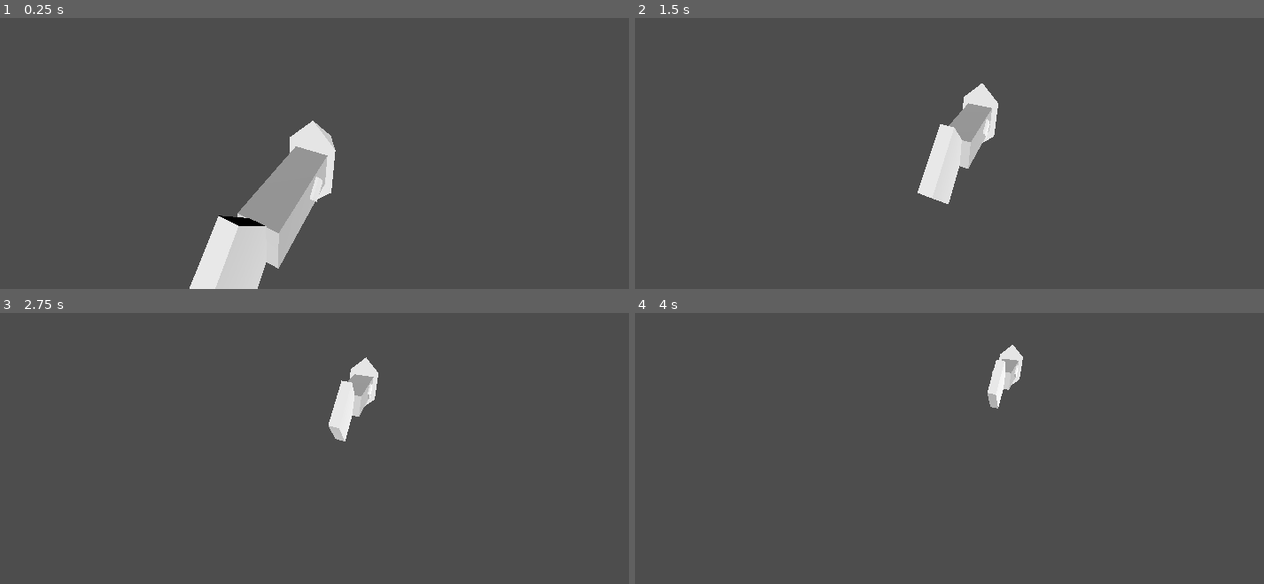
Above: before the commit, frames 1-4 (two rows, left to right).
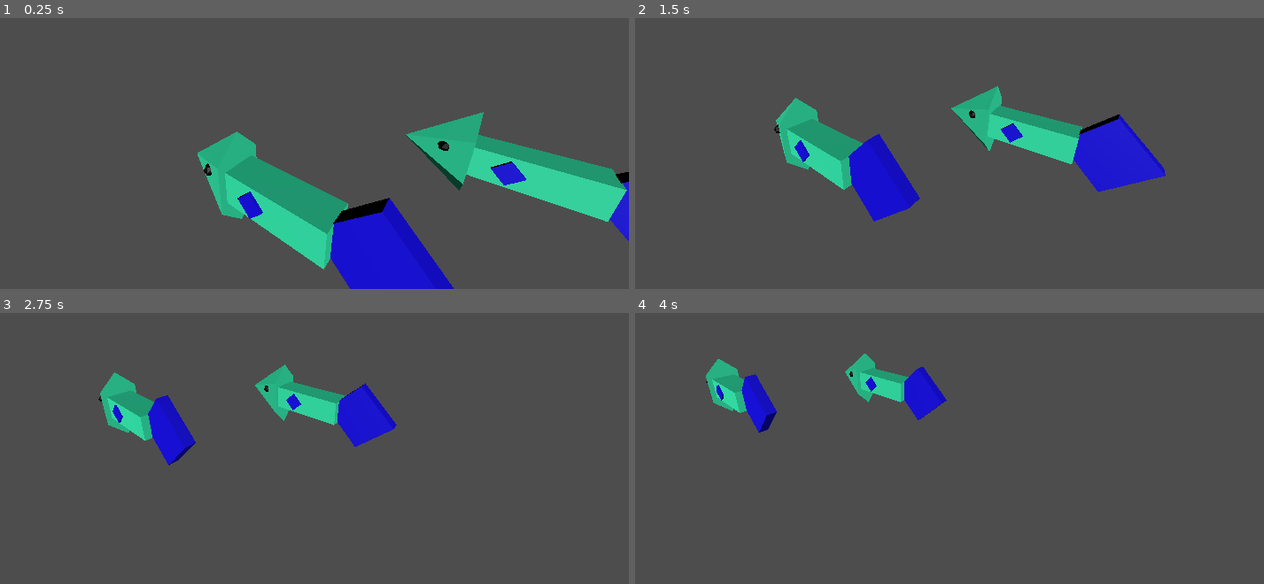
Above: after the commit, the same moments.

Repository: kennebel/RandomPlay
Game: Godot game, scene res://Scenes/world.tscn
Two runs of this game, one before a commit and one after it. Both use one fixed random seed, a clock stepped at 60 frames per second and the inputs below.
Inputs:
- Up to frame 1 (0.25 s): no input
- Up to frame 2 (1.5 s): no input
- Up to frame 3 (2.75 s): no input
- Up to frame 4 (4 s): no input

The runs differ from the first frame. In frame 1, 21% of the frame differs, in the area x 30-100%, y 34-100%; in frame 2, 12%; in frame 3, 5.9%; in frame 4, 4.0%.

Commit message:
Fish to scene for instancing

Diff:
--- a/FishBase.gd
+++ b/FishBase.gd
@@ -8,4 +8,4 @@
 
 # Called every frame. 'delta' is the elapsed time since the previous frame.
 func _process(delta):
-	position.x += delta * speed
+	position.z -= delta * speed
--- /dev/null
+++ b/Prefabs/fish_base.tscn
@@ -0,0 +1,9 @@
+[gd_scene load_steps=3 format=3 uid="uid://bc6aaoxetwtwy"]
+
+[ext_resource type="Script" path="res://FishBase.gd" id="1_72g2s"]
+[ext_resource type="PackedScene" uid="uid://dwu03qf5jnvtl" path="res://Models/Fish.glb" id="2_676c7"]
+
+[node name="Node3D" type="Node3D"]
+script = ExtResource("1_72g2s")
+
+[node name="Fish" parent="." instance=ExtResource("2_676c7")]
--- a/Scenes/world.tscn
+++ b/Scenes/world.tscn
@@ -1,18 +1,16 @@
-[gd_scene load_steps=3 format=3 uid="uid://dwrh7or6aypdn"]
+[gd_scene load_steps=2 format=3 uid="uid://dwrh7or6aypdn"]
 
-[ext_resource type="Script" path="res://FishBase.gd" id="1_wle78"]
-[ext_resource type="PackedScene" uid="uid://dwu03qf5jnvtl" path="res://Models/Fish.glb" id="2_mclru"]
+[ext_resource type="PackedScene" uid="uid://bc6aaoxetwtwy" path="res://Prefabs/fish_base.tscn" id="1_0woln"]
 
 [node name="world" type="Node3D"]
 
-[node name="FishBase" type="Node3D" parent="."]
-script = ExtResource("1_wle78")
-
-[node name="Fish" parent="FishBase" instance=ExtResource("2_mclru")]
-transform = Transform3D(-4.37114e-08, 0, -1, 0, 1, 0, 1, 0, -4.37114e-08, 0, 0, 0)
-
 [node name="Camera3D" type="Camera3D" parent="."]
-transform = Transform3D(0.487479, 0.307904, -0.817043, 0, 0.935758, 0.352642, 0.873135, -0.171906, 0.456162, -2.70435, 3.26508, 1.50986)
+transform = Transform3D(0.618957, 0.276974, -0.734968, -9.10369e-09, 0.935758, 0.352642, 0.785425, -0.21827, 0.579194, -2.70435, 3.26508, 1.50986)
 
 [node name="DirectionalLight3D" type="DirectionalLight3D" parent="."]
 transform = Transform3D(0.554003, 0.307904, -0.773483, -0.029447, 0.935758, 0.35141, 0.831994, -0.171906, 0.527479, -2.15735, 4.9275, 1.20447)
+
+[node name="FishBase" parent="." instance=ExtResource("1_0woln")]
+
+[node name="FishBase2" parent="." instance=ExtResource("1_0woln")]
+transform = Transform3D(1, 0, 0, 0, 1, 0, 0, 0, 1, 3.6571, 0, 3.35505)
Binary file changed: Models/Fish.glb
